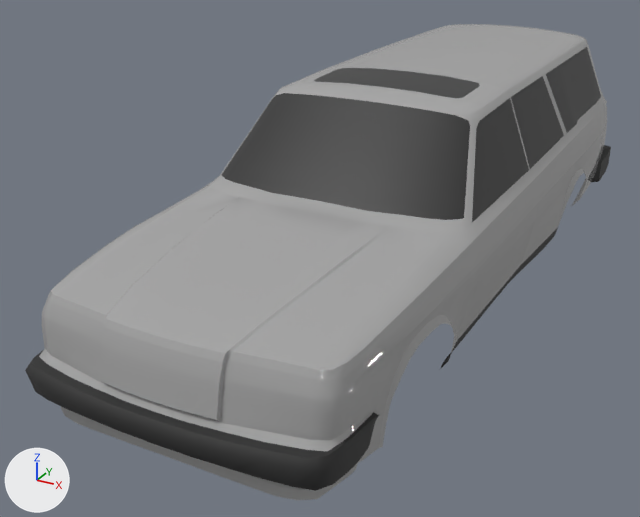
The glTF model vehicles/volvo_240_estate/assets/240_estate.glb: old version first, new version second.
The view is the same before and after, from a 50 mm camera at (1.39, -1.53, 1.72) aimed at (-0.2, 1.36, 0.28). The lights are fixed; the arrows at lower left show +X, +Y and +Z. Where no turn or scale is listed for an object, it has been applied to the vertices. Vertices at the same position are counted once.
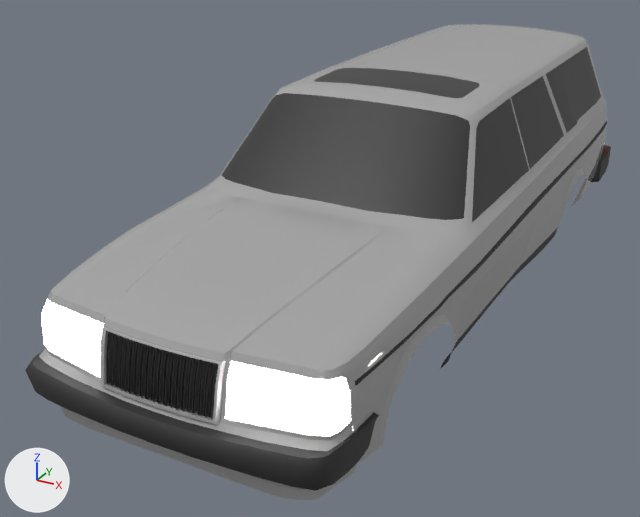
Boxes (x1, y1, x2, y2) around the edits, measured in the pictures (640 x 517 px):
'FrontGrill', added (black)
    after: (106, 332, 218, 418)
    faces in mat_m_matte_black (black #2d2d2d): (106, 332, 218, 418)
    faces in mat_m_void (black #000000): (107, 334, 216, 417)
part 1 of me_circle, built on
    before: (100, 122, 606, 430)
    after: (99, 121, 607, 430)
part 2 of me_circle, recoloured
    before: (101, 349, 226, 414)
    after: (102, 349, 226, 414)
part 3 of me_circle, recoloured (grey to white)
    both: (42, 298, 351, 436)

Edits to the bpy script that builds the scene:
```text
Add mat_m_redglass:
    mat_m_redglass = principled_material('M_RedGlass')
    mat_m_redglass.base_color = (0.8, 0.00432, 0.000797)  # red #e70e03
    mat_m_redglass.emission_color = (1.0, 0.0113, 0.0)  # red #ff1c00
    mat_m_redglass.emission_strength = 5.0
Add mat_m_chrome:
    mat_m_chrome = principled_material('M_Chrome')
    mat_m_chrome.base_color = (0.8, 0.8, 0.8)  # white #e7e7e7
    mat_m_chrome.metallic = 1.0
Add mat_m_whiteglass:
    mat_m_whiteglass = principled_material('M_WhiteGlass')
    mat_m_whiteglass.base_color = (0.8, 0.8, 0.8)  # white #e7e7e7
    mat_m_whiteglass.emission_strength = 5.0
Add mat_m_void:
    mat_m_void = principled_material('M_Void')
    mat_m_void.base_color = (0.0, 0.0, 0.0)  # black #000000
    mat_m_void.roughness = 1.0
Change me_circle:
    used by ob_circle; location = (0.0, 0.646, 0.22)
    remove me_circle.from_pydata(...)  # 1665 vertices, 3182 faces; spans x -0.57..0.57, y -0.64..2.59, z -0.06..0.76
    add me_circle.from_pydata(...)  # 1777 vertices, 3406 faces; spans x -0.57..0.57, y -0.64..2.59, z -0.06..0.76
    me_circle part 1
    16 vertices are removed from x -0.2..0.2, y -0.58..-0.56, z 0.16..0.28
    136 faces are deleted
    16 vertices in x -0.52..0.52, y -0.56..-0.39, z 0.23 move by (0.0, 0.0, 0.02)
    13 vertices move from x -0.54..0.54, y -0.57..2.54, z 0.17..0.35 to x -0.54..0.54, y -0.56..2.54, z 0.16..0.35
    128 vertices are added at x -0.57..0.57, y -0.59..2.44, z 0.15..0.33
    44 new faces join them, mat_m_paint (grey #a6a6a6)
    268 new faces join them, mat_m_matte_black (black #2d2d2d)
    48 new faces join them, mat_m_chrome (white #e7e7e7)
    me_circle part 2: 10 faces spanning x -0.2..0.2, y -0.56..-0.53, z 0.17..0.33 switch from mat_m_paint (grey #a6a6a6) to mat_m_chrome (white #e7e7e7)
    me_circle part 3: 96 faces spanning x -0.52..0.52, y -0.56..-0.42, z 0.17..0.33 switch from mat_m_paint (grey #a6a6a6) to mat_m_whiteglass (white #e7e7e7)
    add me_circle.materials.append(mat_m_redglass)  # red #e70e03
Add me_circle_001:
    me_circle_001.from_pydata(...)  # 887 vertices, 1680 faces; spans x -0.183..0.183, y -0.584..-0.519, z 0.165..0.321
    # faces by material slot: [800, 880]
    me_circle_001.materials.append(mat_m_matte_black)  # black #2d2d2d
    me_circle_001.materials.append(mat_m_void)  # black #000000
Add ob_frontgrill:
    ob_frontgrill = bpy.data.objects.new('FrontGrill', me_circle_001)
    ob_frontgrill.location = (0.0, 0.646, 0.22)
```
